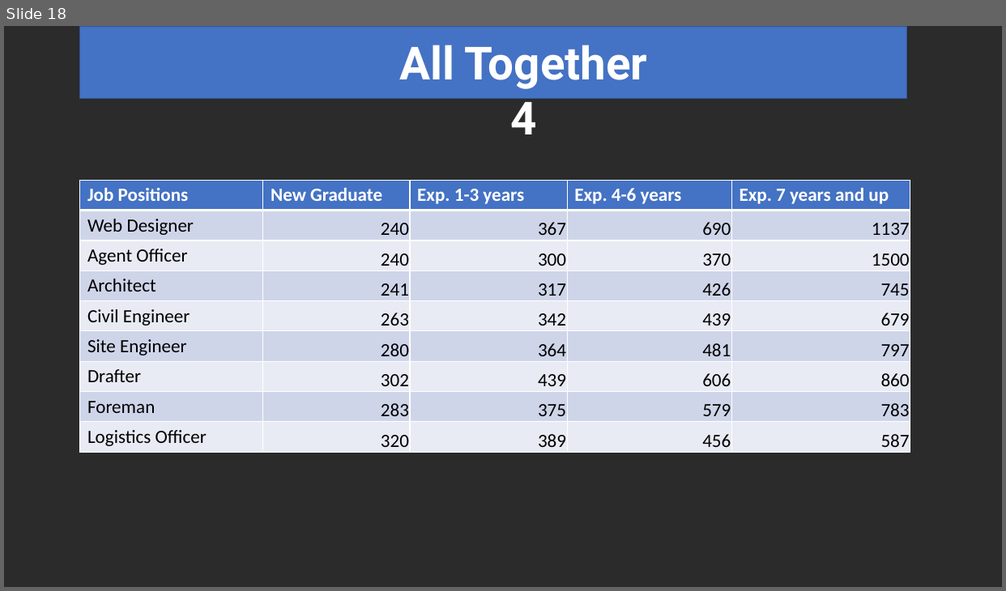
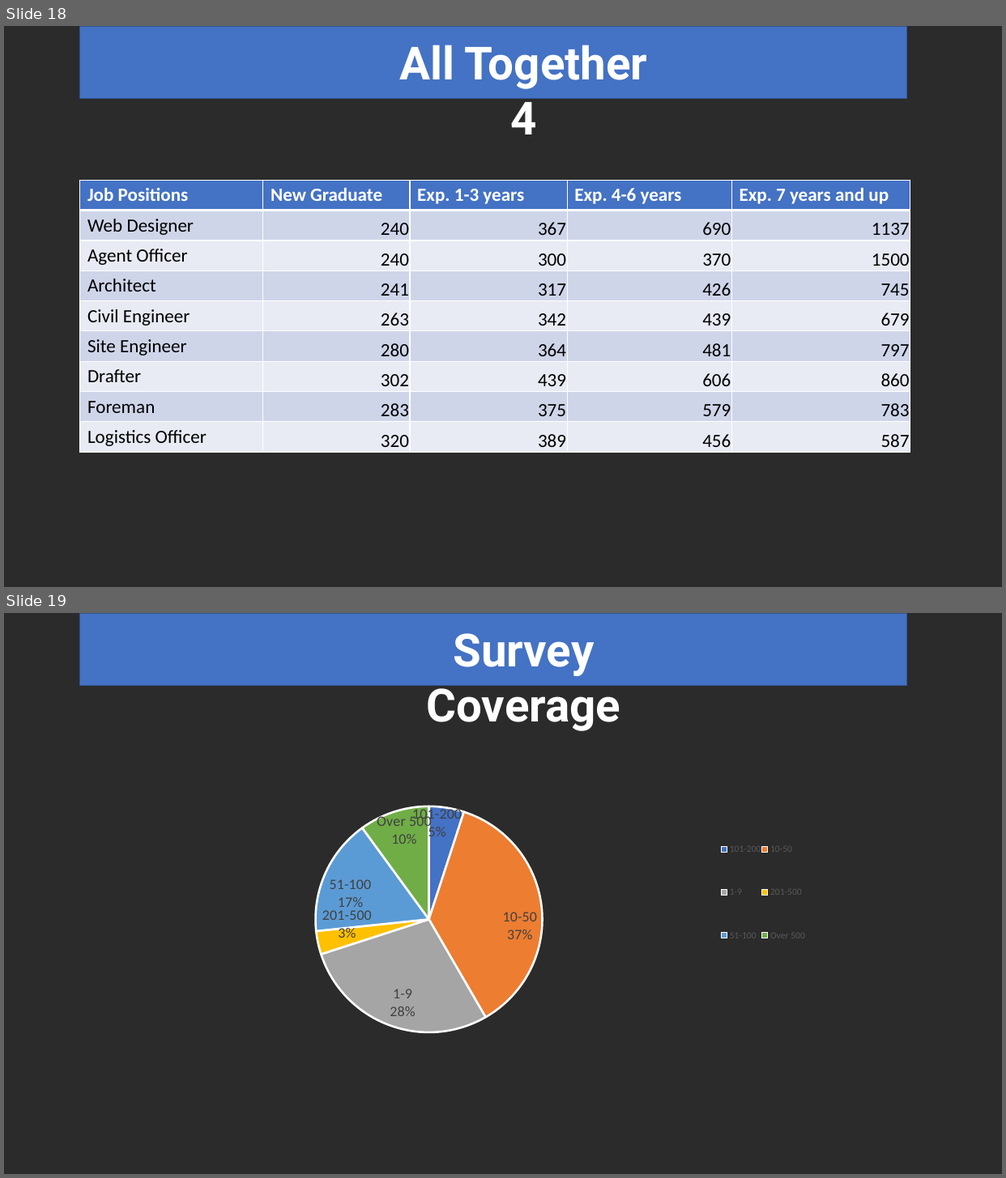
Before and after one commit to Phoud/108salarysurvey2, a slide deck: Presentation/Presentation.pptx. Shown one above the other, each under a label of ours: slide 18 before the commit, slides 18 and 19 after it. The pictures are 1006x591 and 1006x1178 pixels, drawn with LibreOffice and Linux fonts; fonts in the diff are those of the drawing; background and template pictures are left out; a plain dark background stands for a picture behind light text. Boxes give left, top, right and bottom in pixels: in the first picture for what was removed or moved away, otherwise in the second. Text is boxed around its words. In the diff, an @@ line names an element or a change of style, - is before the commit and + after.

```diff
--- a/Presentation/Presentation.pptx
+++ b/Presentation/Presentation.pptx
@@ slide 19 added at (x1=4, y1=613, x2=1002, y2=1174), background picture (left out) @@
@@ rectangle added at (x1=80, y1=613, x2=908, y2=686), fill #4472C4, outline #325491 1 pt @@
@@ text added at (x1=426, y1=633, x2=620, y2=731), 44 pt, text #FFFFFF, bold @@
+Survey Coverage
@@ pie chart added at (x1=187, y1=730, x2=819, y2=1033) @@
+categories: 101-200, 10-50, 1-9, 201-500, 51-100, Over 500, (blank)
+Series 1: 5, 37, 28, 3, 17, 10, -
```
Also in this commit, not shown: 2 other slides added, 1 other file.
